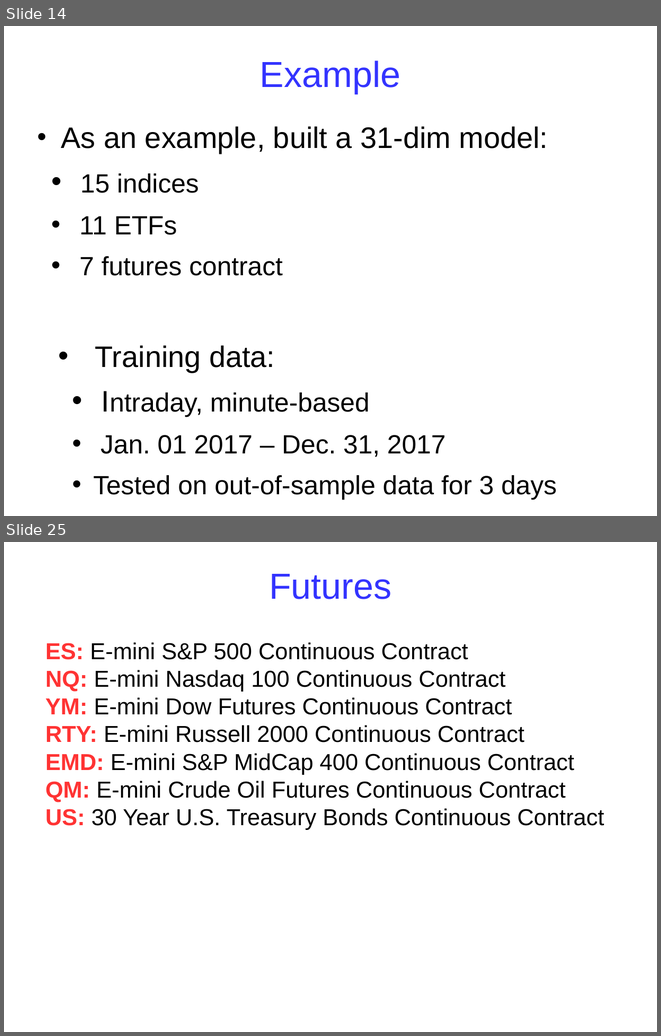
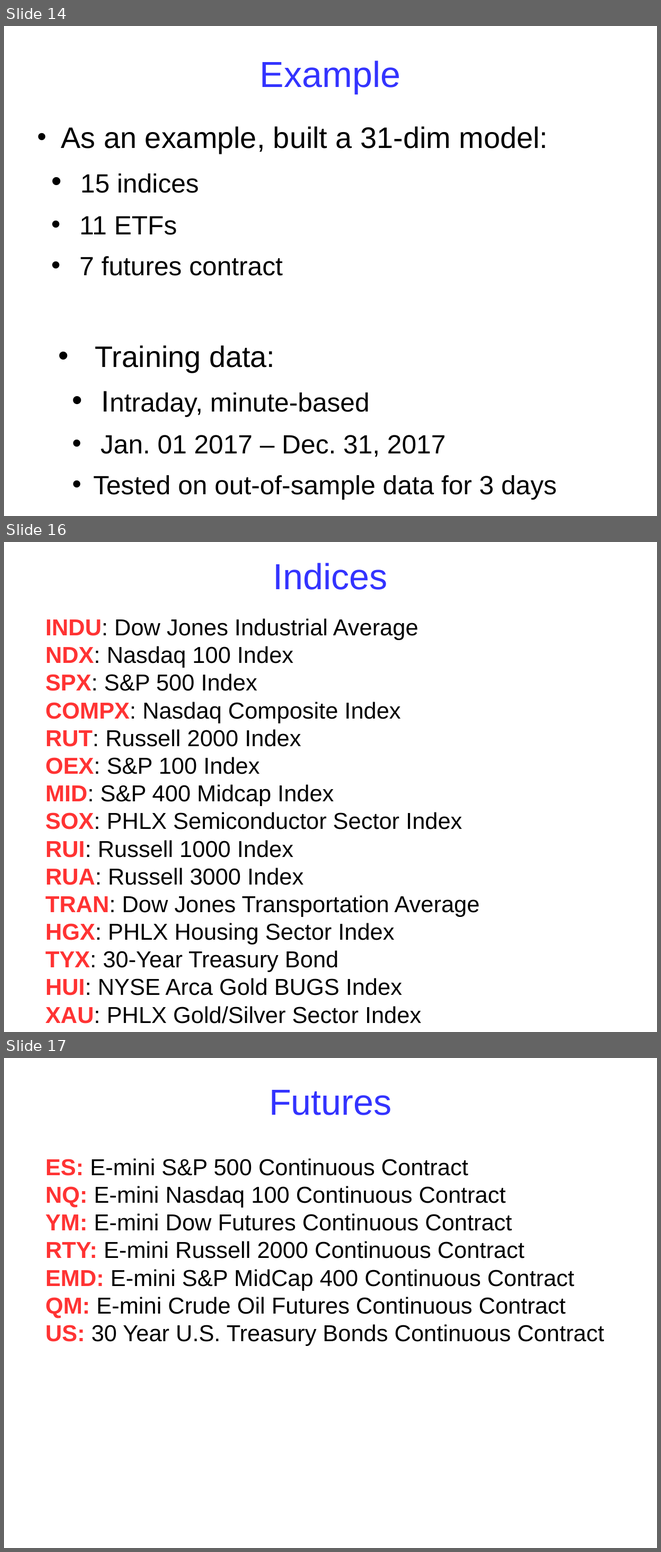
Before and after one commit to babakopti/opti-trade, a slide deck: presentations/presentation-Jan-2020.odp. Shown one above the other, each under a label of ours: slides 14 and 25 before the commit, slides 14, 16 and 17 after it; the slides between them are not shown. The pictures are 661x1036 and 661x1552 pixels, drawn with LibreOffice and Linux fonts; fonts in the diff are those of the drawing. Boxes give left, top, right and bottom in pixels: in the first picture for what was removed or moved away, otherwise in the second. Text is boxed around its words. In the diff, an @@ line names an element or a change of style, - is before the commit and + after.

```diff
--- a/presentations/presentation-Jan-2020.odp
+++ b/presentations/presentation-Jan-2020.odp
@@ slide 16 added at (4,542,657,1032), background #FFFFFF @@
@@ title added at (273,563,388,590), 44 pt, text #3333FF @@
+Indices
@@ text added at (45,618,480,995), 28 pt, text #000000 @@
+INDU: Dow Jones Industrial Average
+NDX: Nasdaq 100 Index
+SPX: S&P 500 Index
+COMPX: Nasdaq Composite Index
+RUT: Russell 2000 Index
+OEX: S&P 100 Index
+MID: S&P 400 Midcap Index
+SOX: PHLX Semiconductor Sector Index
+RUI: Russell 1000 Index
+RUA: Russell 3000 Index
+TRAN: Dow Jones Transportation Average
+HGX: PHLX Housing Sector Index
+TYX: 30-Year Treasury Bond
+HUI: NYSE Arca Gold BUGS Index
+XAU: PHLX Gold/Silver Sector Index
@@ what was slide 25 is now slide 17 @@
```
Also in this commit, not shown: 5 slides changed, 3 other slides added.
